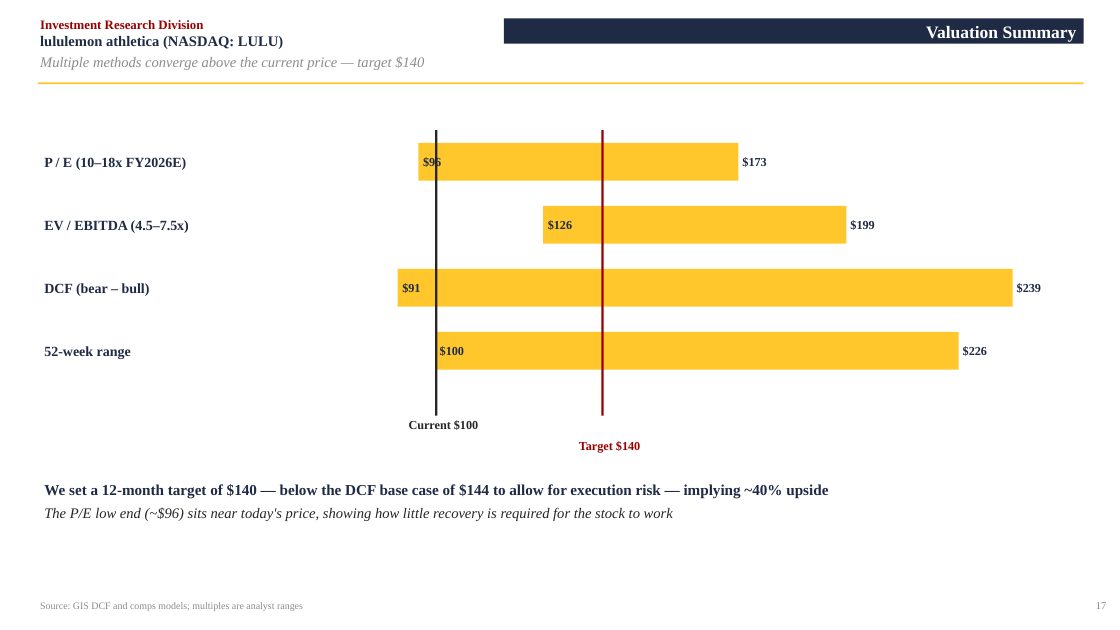
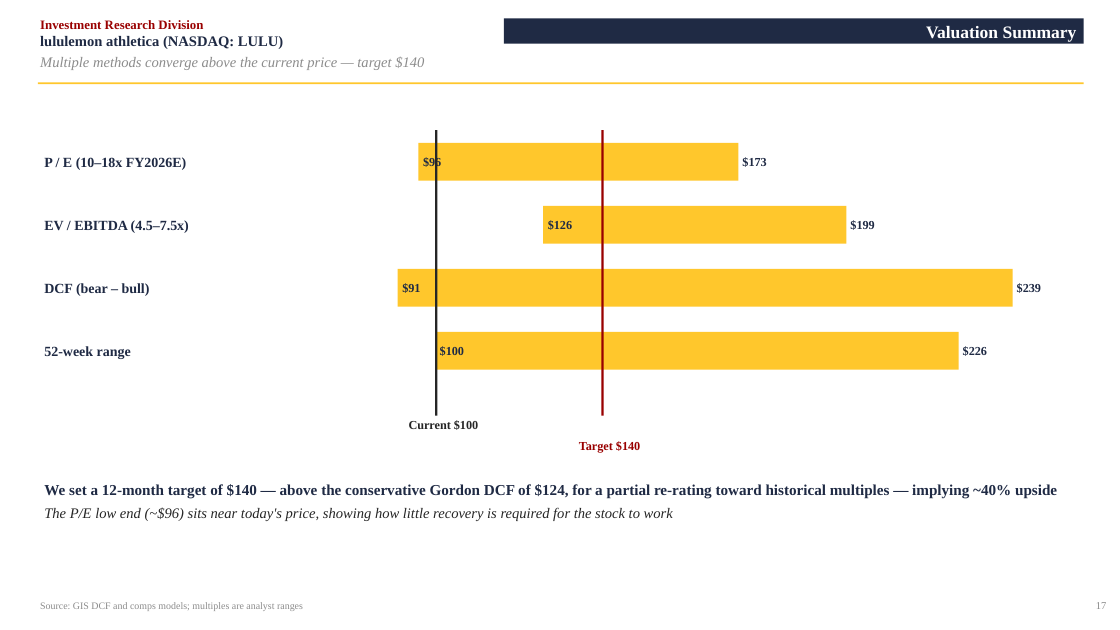
Before and after one commit to vengeanceaiUSC/RM, a slide deck: slide 18 of LULU/LULU_Investment_Pitch_Deck.pptx. Drawn at 1120x630 pixels with LibreOffice and Linux fonts; fonts in the diff are those of the drawing. Boxes give left, top, right and bottom in pixels: in the first picture for what was removed or moved away, otherwise in the second. Text is boxed around its words. In the diff, an @@ line names an element or a change of style, - is before the commit and + after.

```diff
--- a/LULU/LULU_Investment_Pitch_Deck.pptx
+++ b/LULU/LULU_Investment_Pitch_Deck.pptx
@@ text at box(44, 484, 1057, 499): text changed @@
-We set a 12-month target of $140 — below the DCF base case of $144 to allow for execution risk — implying ~40% upside
+We set a 12-month target of $140 — above the conservative Gordon DCF of $124, for a partial re-rating toward historical multiples — implying ~40% upside
```
Also in this commit, not shown: 8 other slides changed, 5 other files.
